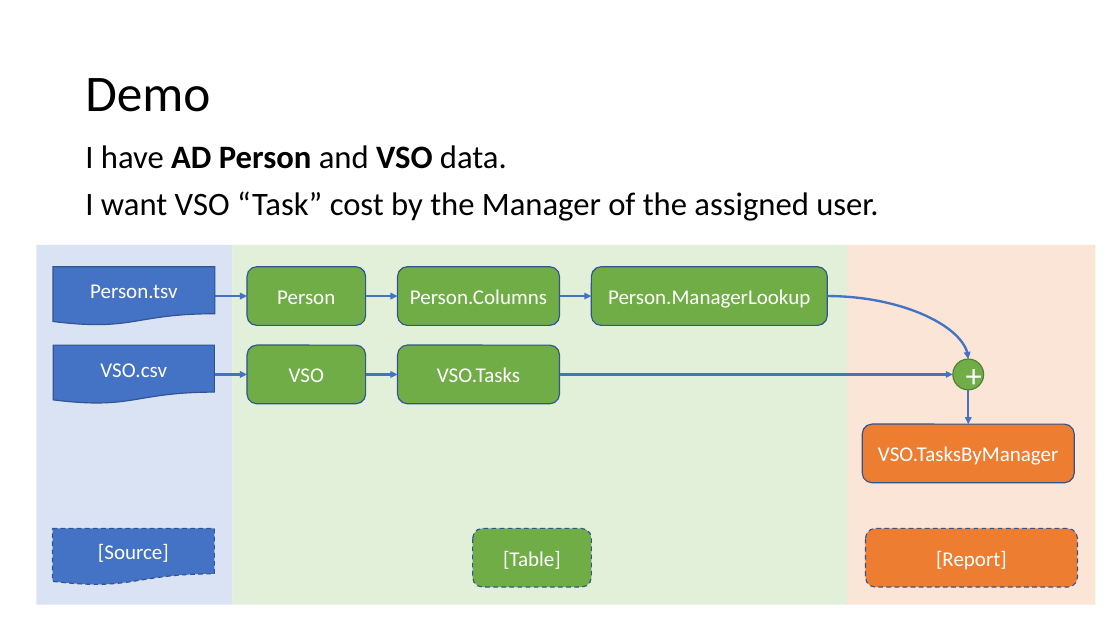
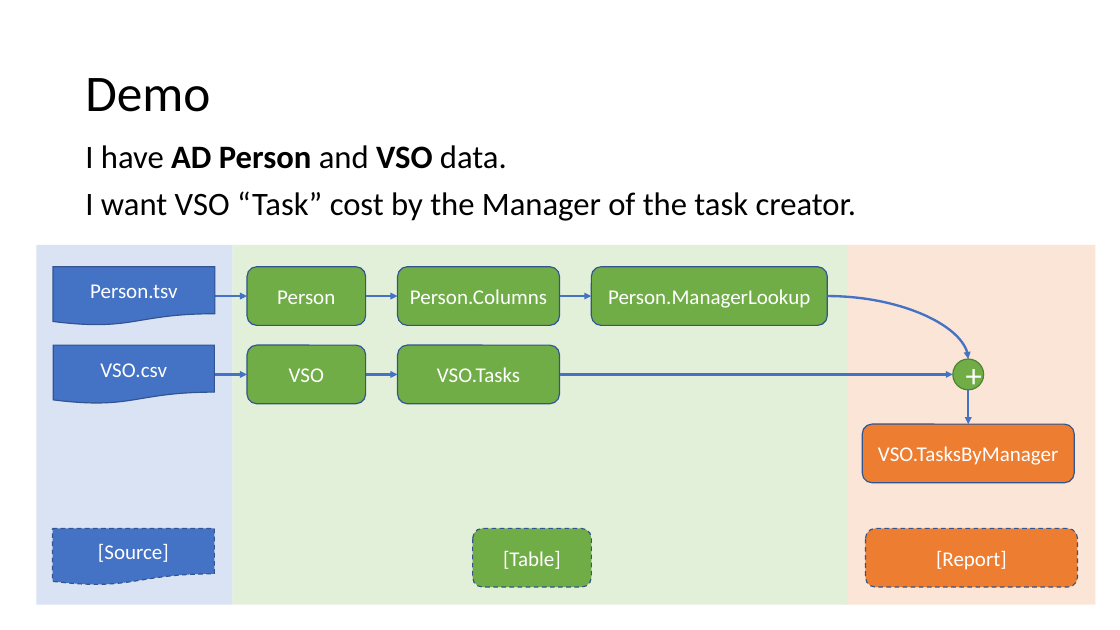
Before and after one commit to microsoft/elfie-arriba, a slide deck: slide 4 of XForm/XForm Demo.pptx. Drawn at 1120x630 pixels with LibreOffice and Linux fonts; fonts in the diff are those of the drawing. Boxes give left, top, right and bottom in pixels: in the first picture for what was removed or moved away, otherwise in the second. Text is boxed around its words. In the diff, an @@ line names an element or a change of style, - is before the commit and + after.

Commit message:
XForm Demo V2 - data processing refocus.

```diff
--- a/XForm/XForm Demo.pptx
+++ b/XForm/XForm Demo.pptx
@@ text at <box>85,191,856,221</box>: text changed @@
-I want VSO “Task” cost by the Manager of the assigned user.
+I want VSO “Task” cost by the Manager of the task creator.
```
Also in this commit, not shown: 8 other slides changed, 1 slide removed.
